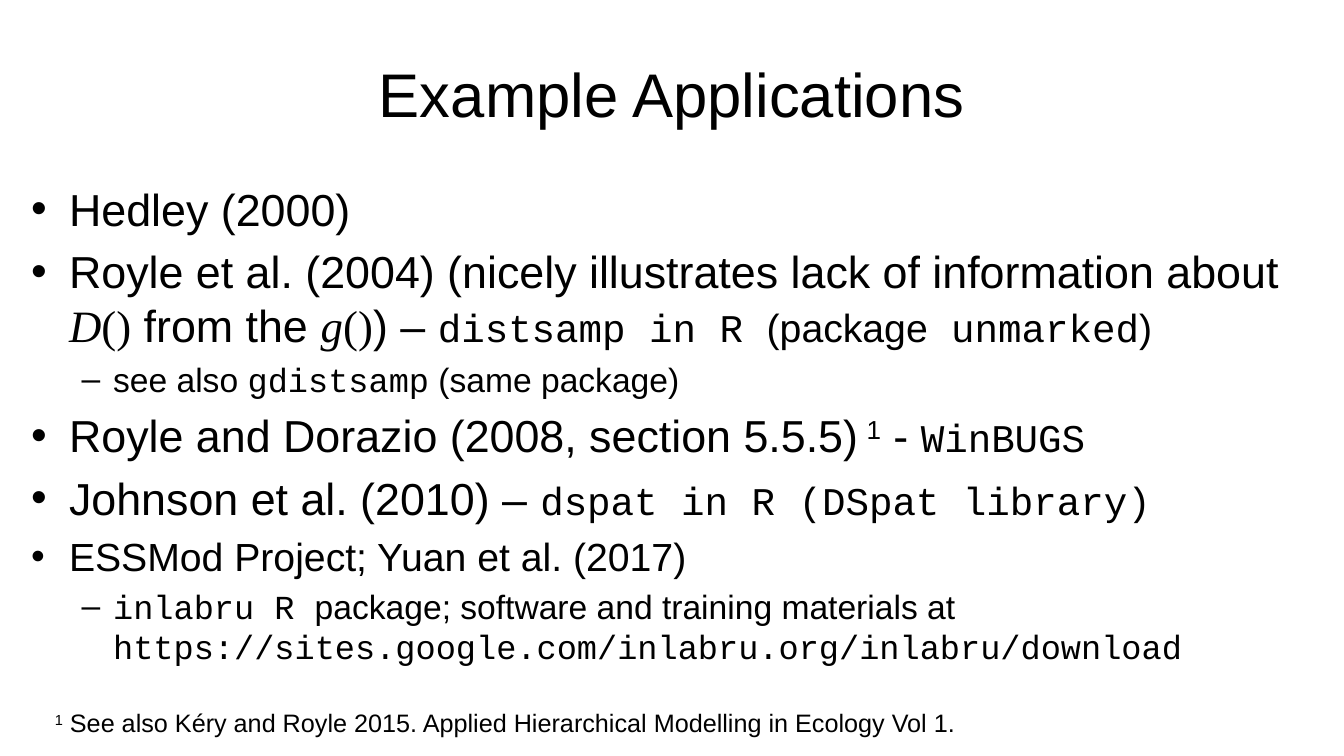
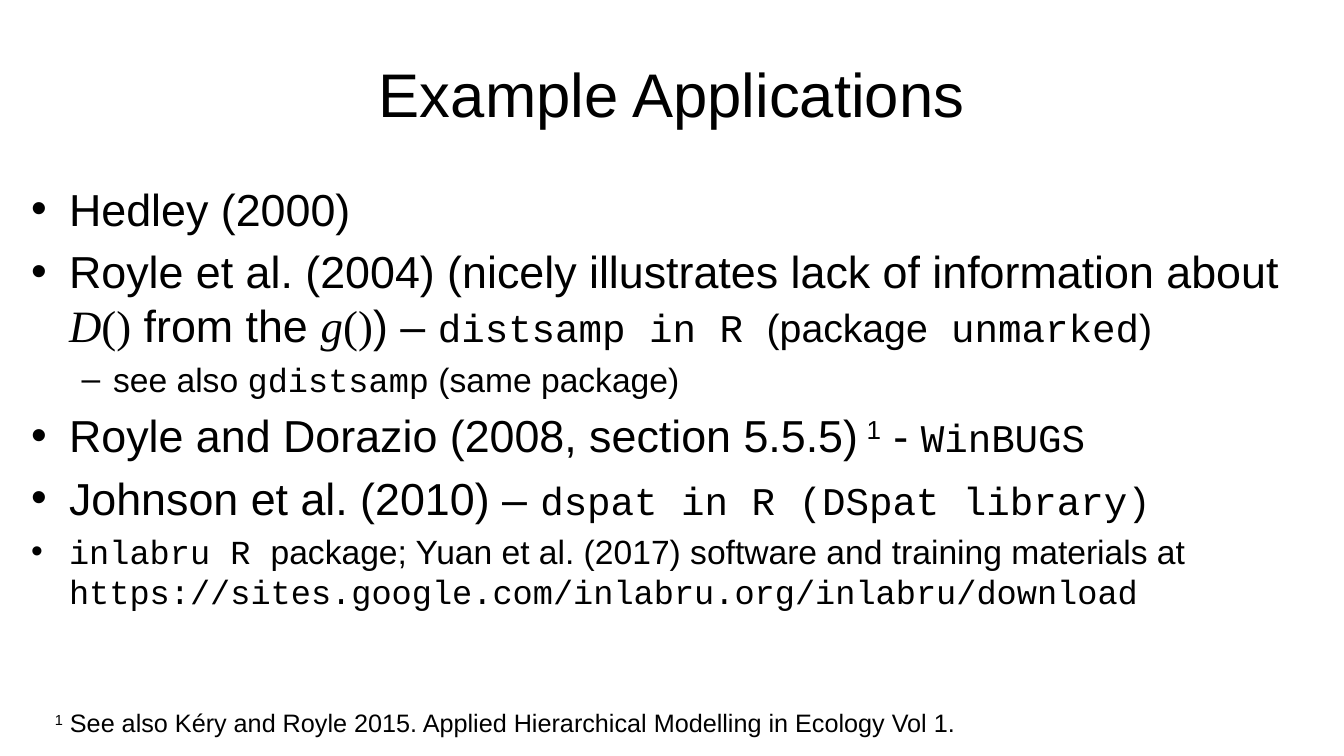
Before and after one commit to DistanceDevelopment/spatial-workshops, a slide deck: slide 7 of slides/dsmx-other-approaches.pptx. Drawn at 1344x756 pixels with LibreOffice and Linux fonts; fonts in the diff are those of the drawing. Boxes give left, top, right and bottom in pixels: in the first picture for what was removed or moved away, otherwise in the second. Text is boxed around its words. In the diff, an @@ line names an element or a change of style, - is before the commit and + after.

```diff
--- a/slides/dsmx-other-approaches.pptx
+++ b/slides/dsmx-other-approaches.pptx
@@ text at (69, 539, 1185, 611): text changed; font Arial to Courier New @@
-• ESSMod Project; Yuan et al. (2017)
-  – inlabru R package; software and training materials at https://sites.google.com/inlabru.org/inlabru/download
+• inlabru R package; Yuan et al. (2017) software and training materials at https://sites.google.com/inlabru.org/inlabru/download
```
Also in this commit, not shown: 2 other slides changed, 1 slide added, 1 slide removed, 1 other file.
